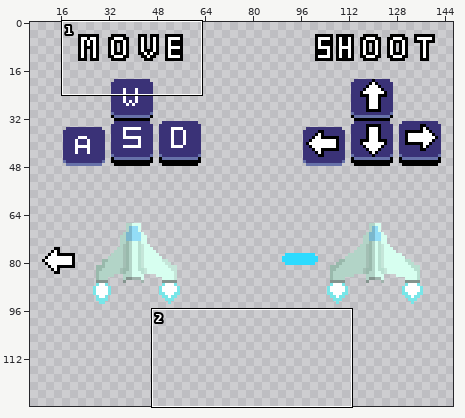
Pixel-art file -- Assets/GFX/Originals/instructions.aseprite. Above: a wide view before the commit, with the close-up outlined.
Close-up. The starting point:
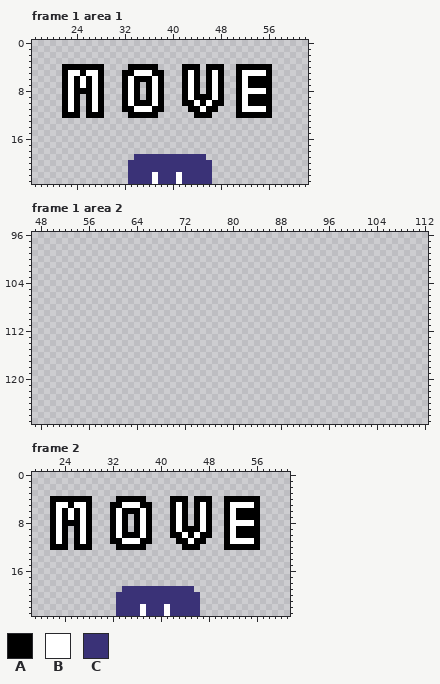
160x128 pixels, 16 frames. Shown: frame 1 area 1: x 17..62, y 0..23; frame 1 area 2: x 47..112, y 96..127; frame 2: x 19..61, y 0..23. The wide view leaves out empty margins. The commit also changed other frames or places, which this record leaves out.
Palette (. is transparent): A #000000  B #ffffff  C #3a3277
Pixels before, frame 1 area 1, first column x 22:
 4 AAAAAAA....AAAAA....AAA.AAA..AAAAAA
 5 ABBABBA...AABBBAA...ABA.ABA..ABBBBA
 6 ABABABA...ABAAABA...ABA.ABA..ABAAAA
 7 ABABABA...ABA.ABA...ABA.ABA..ABAAAA
 8 ABAAABA...ABA.ABA...ABA.ABA..ABBBBA
 9 ABA.ABA...ABA.ABA...ABAAABA..ABAAAA
10 ABA.ABA...ABAAABA...AABABAA..ABAAAA
11 ABA.ABA...AABBBAA....AABAA...ABBBBA
12 AAA.AAA....AAAAA......AAA....AAAAAA
13 ...................................
14 ...................................
15 ...................................
16 ...................................
17 ...................................
18 ...................................
19 ............CCCCCCCCCCCC...........
20 ...........CCCCCCCCCCCCCC..........
21 ...........CCCCCCCCCCCCCC..........
22 ...........CCCCBCCCBCCCCC..........
23 ...........CCCCBCCCBCCCCC..........
Pixels before, frame 2, first column x 22:
 4 AAAAAAA....AAAAA....AAA.AAA..AAAAAA
 5 ABBABBA...AABBBAA...ABA.ABA..ABBBBA
 6 ABABABA...ABAAABA...ABA.ABA..ABAAAA
 7 ABABABA...ABA.ABA...ABA.ABA..ABAAAA
 8 ABAAABA...ABA.ABA...ABA.ABA..ABBBBA
 9 ABA.ABA...ABA.ABA...ABAAABA..ABAAAA
10 ABA.ABA...ABAAABA...AABABAA..ABAAAA
11 ABA.ABA...AABBBAA....AABAA...ABBBBA
12 AAA.AAA....AAAAA......AAA....AAAAAA
13 ...................................
14 ...................................
15 ...................................
16 ...................................
17 ...................................
18 ...................................
19 ............CCCCCCCCCCCC...........
20 ...........CCCCCCCCCCCCCC..........
21 ...........CCCCCCCCCCCCCC..........
22 ...........CCCCBCCCBCCCCC..........
23 ...........CCCCBCCCBCCCCC..........
After the commit:
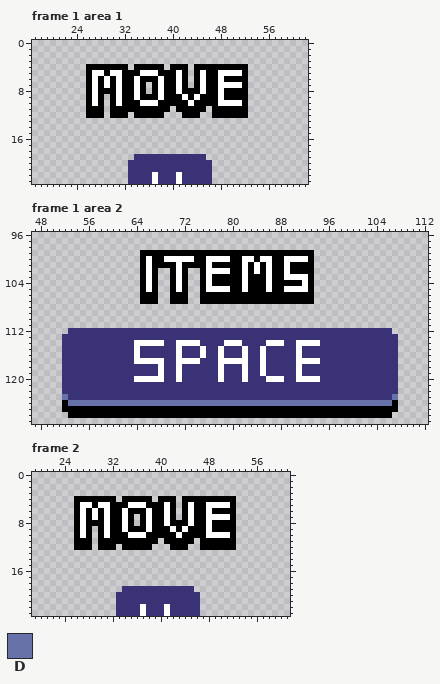
Colours new in this view: D #6772a9
Changes in this commit:
Changed rows in their new state; - is an unchanged pixel.
Frame 1 area 1:
first column x 22:
 4 ....---AAAA.----A-AA-.-A---AA--....
 5 ....A-BABB--A--B-AAB-.-B-ABBBBA....
 6 ....---BAB-AB--ABAAB-.-B-ABAA-A....
 7 ....---BAB-ABA.ABAAB-.-B-ABBBBA....
 8 ....---AAB-ABA.ABAAB-A-B-ABAA-A....
 9 ...-----AB-ABA-ABAAABAB--ABAA-A....
10 ...-----AB-A-BB--AAA-BA-A-BBBBA....
11 ...--A--AA--AAA--A-AA--A.-AAA-A....
12 ...-----AAA.----A---AA-..AAAA--....
Frame 1 area 2:
first column x 65:
 99 AAAAAAAAAAAAAAAAAAAAAAAAAAAAA
100 ABAABBBBBAABBBBAABBABBAABBBBA
101 ABAAAABAAAABAAAAABABABAABAAAA
102 ABA--ABA--ABBBBAABABABAABAAAA
103 ABA--ABA--ABAAAAABAAABAABBBBA
104 ABA--ABA--ABAAAAABAAABAAAAABA
105 ABA--ABA--ABBBBAABAAABAABBBBA
106 AAA--AAA--AAAAAAAAAAAAAAAAAAA
107 AAA--AAA--AAAAAAAAAAAAAAAAAAA
first column x 52:
112 -CCCCCCCCCCCCCCCCCCCCCCCCCCCCCCCCCCCCCCCCCCCCCCCCCCCCCC-
113 CCCCCCCCCCCCCCCCCCCCCCCCCCCCCCCCCCCCCCCCCCCCCCCCCCCCCCCC
114 CCCCCCCCCCCCBBBBBCCBBBBCCCCBBBCCCCBBBCCBBBBCCCCCCCCCCCCC
115 CCCCCCCCCCCCBCCCCCCBCCCBCCBCCCBCCBCCCCCBCCCCCCCCCCCCCCCC
116 CCCCCCCCCCCCBCCCCCCBCCCBCCBCCCBCCBCCCCCBCCCCCCCCCCCCCCCC
117 CCCCCCCCCCCCBBBBBCCBBBBCCCBBBBBCCBCCCCCBBBBCCCCCCCCCCCCC
118 CCCCCCCCCCCCCCCCBCCBCCCCCCBCCCBCCBCCCCCBCCCCCCCCCCCCCCCC
119 CCCCCCCCCCCCCCCCBCCBCCCCCCBCCCBCCBCCCCCBCCCCCCCCCCCCCCCC
120 CCCCCCCCCCCCBBBBBCCBCCCCCCBCCCBCCCBBBCCBBBBCCCCCCCCCCCCC
121 CCCCCCCCCCCCCCCCCCCCCCCCCCCCCCCCCCCCCCCCCCCCCCCCCCCCCCCC
122 CCCCCCCCCCCCCCCCCCCCCCCCCCCCCCCCCCCCCCCCCCCCCCCCCCCCCCCC
123 DCCCCCCCCCCCCCCCCCCCCCCCCCCCCCCCCCCCCCCCCCCCCCCCCCCCCCCD
124 ADDDDDDDDDDDDDDDDDDDDDDDDDDDDDDDDDDDDDDDDDDDDDDDDDDDDDDA
125 AAAAAAAAAAAAAAAAAAAAAAAAAAAAAAAAAAAAAAAAAAAAAAAAAAAAAAAA
126 -AAAAAAAAAAAAAAAAAAAAAAAAAAAAAAAAAAAAAAAAAAAAAAAAAAAAAA-
Frame 2: the same change as frame 1 area 1
Boxes around the changes in both close-ups, in picture pixels (x1, y1, x2, y2):
changed: (62, 64, 272, 118)
added: (140, 250, 314, 304)
added: (62, 328, 398, 418)
changed: (50, 496, 260, 550)
